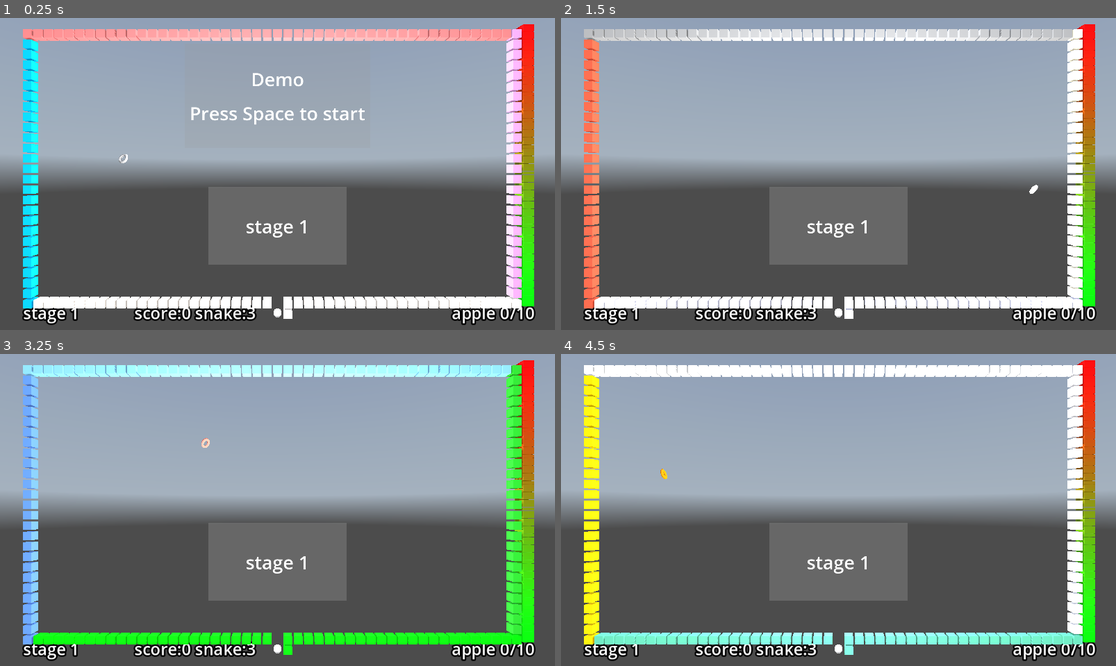
Above: before the commit, frames 1-4 (two rows, left to right).
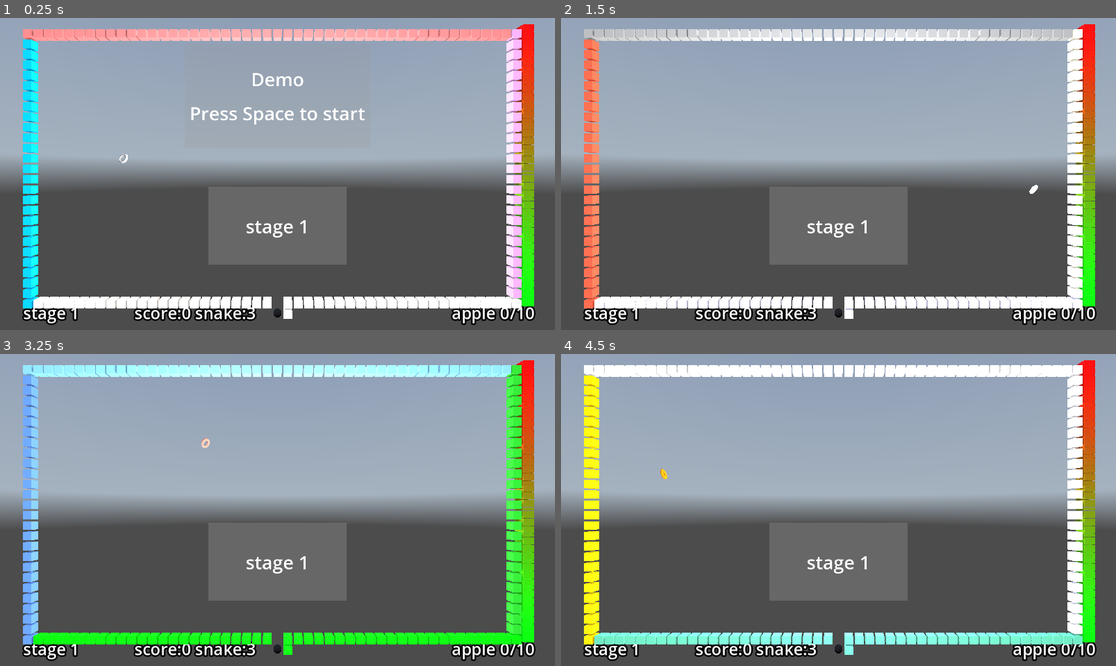
Above: after the commit, the same moments.

Repository: kasworld/gd4snakebyte3d
Game: Godot game, scene res://main.tscn
The game is run twice, just before and just after one commit, with the same random seed, the same clock (stepped at 60 frames per second) and the same inputs. A sky picture missing from this copy of the repository is replaced by a grey-blue gradient.
Inputs (mouse positions are in pixels of both pictures, inside the frame that each line leads up to):
- Up to frame 1 (0.25 s): no input
- Up to frame 2 (1.5 s): tap Space at 0.5, 0.77 s; move the mouse to (960, 158) at 0.52 s; hold Right 0.53-1.28 s; tap C at 0.6, 1.35 s; click (960, 158) at 0.67 s; move the mouse to (727, 189) at 1.27 s; hold Down from 1.28 s (still down)
- Up to frame 3 (3.25 s): tap Space at 1.52, 3.02 s; move the mouse to (333, 441) at 2.02 s; release Down at 2.03 s; hold Right 2.03-2.78 s; tap C at 2.1, 2.85 s; move the mouse to (249, 572) at 2.77 s; hold Up from 2.78 s (still down); click (249, 572) at 2.92 s
- Up to frame 4 (4.5 s): move the mouse to (1005, 556) at 3.52 s; release Up at 3.53 s; hold Left from 3.53 s (still down); tap C at 3.6, 4.35 s; tap Space at 3.77 s; move the mouse to (672, 463) at 4.27 s

The runs differ from the first frame. In frame 1, less than 0.1% of the frame differs, in the area x 49-97%, y 7-96%; in frame 2, less than 0.1%; in frame 3, less than 0.1%; in frame 4, less than 0.1%.

Commit message:
WIP apply MultiMeshShape

Diff:
--- a/bar_gauge/bar_gauge.gd
+++ /dev/null
@@ -1,46 +0,0 @@
-extends Node3D
-class_name BarGauge
-
-signal max_reached( b :BarGauge)
-signal zero_reached( b :BarGauge)
-
-var max_value :int
-var current_value :int
-
-func init(count :int, sz :Vector3, co1 :Color, co2 :Color) -> BarGauge:
-	max_value = count
-	current_value = max_value
-
-	var mesh = BoxMesh.new()
-	mesh.size = Vector3(sz.x, sz.y / count /1.1 , sz.z)
-
-	$MultiMeshShape.init(mesh, Color.WHITE, count, Vector3.ZERO)
-	for i in count:
-		var rate := (i as float) / (count as float)
-		var pos3d := Vector3(0,rate*sz.y,0) # grow upward
-		$MultiMeshShape.set_inst_pos(i, pos3d)
-		$MultiMeshShape.set_inst_color(i, lerp(co1, co2, rate))
-	return self
-
-func normalize_current_value() -> void:
-	if current_value <= 0:
-		current_value = 0
-		zero_reached.emit(self)
-	elif current_value >= max_value:
-		current_value = max_value
-		max_reached.emit(self)
-
-func set_current_value( i :int) -> void:
-	current_value = i
-	normalize_current_value()
-	$MultiMeshShape.set_visible_count(current_value)
-
-func inc_current_value( n :int = 1 ) -> void:
-	current_value += n
-	normalize_current_value()
-	$MultiMeshShape.set_visible_count(current_value)
-
-func dec_current_value( n :int = 1 ) -> void:
-	current_value -= n
-	normalize_current_value()
-	$MultiMeshShape.set_visible_count(current_value)
--- a/bar_gauge/bar_gauge.tscn
+++ /dev/null
@@ -1,9 +0,0 @@
-[gd_scene load_steps=3 format=3 uid="uid://bs27xy18qt4s2"]
-
-[ext_resource type="Script" uid="uid://b66uhtlspv240" path="res://bar_gauge/bar_gauge.gd" id="1_aexue"]
-[ext_resource type="PackedScene" uid="uid://cfnbpemvoy1i6" path="res://multi_mesh_shape/multi_mesh_shape.tscn" id="2_ngnq6"]
-
-[node name="BarGauge" type="Node3D"]
-script = ExtResource("1_aexue")
-
-[node name="MultiMeshShape" parent="." instance=ExtResource("2_ngnq6")]
--- a/multi_mesh_shape/multi_mesh_shape.gd
+++ b/multi_mesh_shape/multi_mesh_shape.gd
@@ -1,42 +1,168 @@
 extends MultiMeshInstance3D
 class_name MultiMeshShape
 
-var m_mesh :MultiMesh
+# example usage ################################################################
 
-func init(mesh :Mesh, co :Color, count :int, pos :Vector3) -> MultiMeshShape:
-	var mat = StandardMaterial3D.new()
-	mat.albedo_color = Color.WHITE
-	mat.vertex_color_use_as_albedo = true
-	mesh.material = mat
-	m_mesh = MultiMesh.new()
-	m_mesh.mesh = mesh
-	m_mesh.transform_format = MultiMesh.TRANSFORM_3D
-	m_mesh.use_colors = true # before set instance_count
-	# Then resize (otherwise, changing the format is not allowed).
-	m_mesh.instance_count = count
-	m_mesh.visible_instance_count = count
-	$".".multimesh = m_mesh
-	for i in m_mesh.visible_instance_count:
-		m_mesh.set_instance_color(i,co)
-		var t = Transform3D(Basis(), pos)
-		m_mesh.set_instance_transform(i,t)
+func init_집중선(r :float, start:float, end:float, depth :float, count :int, co :Color, alpha :float = 1.0) -> MultiMeshShape:
+	var 구분선 := BoxMesh.new()
+	var 길이 := r*(end-start)
+	구분선.size = Vector3(길이, depth/10, depth )
+	var cell각도 := 2.0*PI / count
+	var radius := r-길이/2
+	init_with_alpha(구분선, count, alpha)
+	for i in count:
+		var rad := cell각도 *i + cell각도/2
+		set_inst_rotation(i, Vector3.BACK, rad)
+		set_inst_position(i, Vector3(cos(rad) *radius,sin(rad) *radius, 0) )
+		set_inst_color(i, co)
 	return self
 
-func set_visible_count(i :int) -> void:
-	m_mesh.visible_instance_count = i
+func init_wire_net(net_size :Vector2, wire_count :Vector2i, wire_radius :float, co :Color, alpha :float = 1.0) -> MultiMeshShape:
+	var 선 := BoxMesh.new()
+	var count := wire_count.x + wire_count.y
+	init_with_alpha(선, count, alpha)
+	for i in count:
+		multimesh.set_instance_color(i,co)
+		if i < wire_count.x:
+			var pos := Vector3( net_size.x/(wire_count.x-1)* i, net_size.y/2, 0)
+			var t := Transform3D(Basis(), pos)
+			#t = t.rotated(Vector3(0,1,0), bar_rot)
+			t = t.scaled_local( Vector3(wire_radius,net_size.y,wire_radius) )
+			multimesh.set_instance_transform(i,t)
+		else:
+			var pos := Vector3(net_size.x/2, net_size.y/(wire_count.y-1)* (i-wire_count.x), 0)
+			var t := Transform3D(Basis(), pos)
+			#t = t.rotated(Vector3(0,1,0), bar_rot)
+			t = t.scaled_local( Vector3(net_size.x,wire_radius,wire_radius) )
+			multimesh.set_instance_transform(i,t)
+	return self
+
+func init_bar_gauge_y(count :int, sz :Vector3, co1 :Color, co2 :Color, alpha :float = 1.0 , gaprate :float = 0.1) -> MultiMeshShape:
+	var mesh := BoxMesh.new()
+	mesh.size = Vector3(sz.x, sz.y / count * (1-gaprate) , sz.z)
+	init_with_alpha(mesh, count, alpha)
+	for i in count:
+		var rate := (i as float) / (count as float)
+		var pos3d := Vector3(0,rate*sz.y,0) # grow upward
+		set_inst_position(i, pos3d)
+		set_inst_color(i, lerp(co1, co2, rate) )
+	return self
+
+# end example ##################################################################
+
+static func make_color_material(co :Color) -> StandardMaterial3D:
+	var mat := StandardMaterial3D.new()
+	# draw call 이 TRANSPARENCY_ALPHA 인 경우만 줄어든다. 버그인가?
+	if co.a >= 1.0:
+		mat.transparency = BaseMaterial3D.TRANSPARENCY_DISABLED
+	else:
+		mat.transparency = BaseMaterial3D.TRANSPARENCY_ALPHA
+	mat.albedo_color = co
+	mat.vertex_color_use_as_albedo = true
+	return mat
+
+func _init_multimesh(mesh :Mesh, mat :Material) -> void:
+	mesh.material = mat
+	multimesh.mesh = mesh
+	multimesh.transform_format = MultiMesh.TRANSFORM_3D
+
+func _set_count(count :int) -> void:
+	multimesh.instance_count = count
+	multimesh.visible_instance_count = count
+
+func _init_transform(pos :Vector3 = Vector3.ZERO) -> void:
+	if pos == Vector3.ZERO:
+		for i in multimesh.visible_instance_count:
+			multimesh.set_instance_transform(i,Transform3D())
+	else:
+		for i in multimesh.visible_instance_count:
+			var t = Transform3D(Basis(), pos)
+			multimesh.set_instance_transform(i,t)
+
+func init_with_material(
+		mesh :Mesh, mat :Material, count :int,
+		pos :Vector3 = Vector3.ZERO ) -> MultiMeshShape:
+	_init_multimesh(mesh, mat)
+	# Then resize (otherwise, changing the format is not allowed).
+	_set_count(count)
+	_init_transform(pos)
+	return self
+
+func init_with_alpha(
+		mesh :Mesh, count :int,
+		alpha :float = 1.0,
+		pos :Vector3 = Vector3.ZERO) -> MultiMeshShape:
+	_init_multimesh(mesh, make_color_material( Color(Color.WHITE,alpha) ))
+	multimesh.use_colors = true # before set instance_count
+	# Then resize (otherwise, changing the format is not allowed).
+	_set_count(count)
+	_init_transform(pos)
+	return self
+
+func set_position_all(pos :Vector3) -> MultiMeshShape:
+	for i in multimesh.visible_instance_count:
+		var t = Transform3D(Basis(), pos)
+		multimesh.set_instance_transform(i,t)
+	return self
+
+func set_color_all(color :Color) -> MultiMeshShape:
+	for i in multimesh.visible_instance_count:
+		multimesh.set_instance_color(i,color)
+	return self
+
+func set_gradient_color_all(color_from :Color, color_to:Color) -> MultiMeshShape:
+	var count :int = multimesh.visible_instance_count
+	for i in count:
+		var rate = float(i)/(count-1)
+		multimesh.set_instance_color(i,color_from.lerp(color_to,rate))
+	return self
+
+func color_used() -> bool:
+	return multimesh.use_colors
+
+func get_total_count() -> int:
+	return multimesh.instance_count
+
+func normalize_visible_count() -> int:
+	if multimesh.visible_instance_count <= 0:
+		multimesh.visible_instance_count = 0
+		return -1
+	elif multimesh.visible_instance_count >= multimesh.instance_count:
+		multimesh.visible_instance_count = multimesh.instance_count
+		return 1
+	return 0
 
 func get_visible_count() -> int:
-	return m_mesh.visible_instance_count
+	return multimesh.visible_instance_count
+
+func set_visible_count( i :int) -> int:
+	multimesh.visible_instance_count = i
+	return normalize_visible_count()
+
+func inc_visible_count( n :int = 1 ) -> int:
+	multimesh.visible_instance_count += n
+	return normalize_visible_count()
+
+func dec_visible_count( n :int = 1 ) -> int:
+	multimesh.visible_instance_count -= n
+	return normalize_visible_count()
+
+func set_visible_rate( v :float) -> int:
+	multimesh.visible_instance_count = int(v * multimesh.instance_count)
+	return normalize_visible_count()
+
+func calc_visible_rate() -> float:
+	return float(multimesh.visible_instance_count) / float(multimesh.instance_count)
 
 func set_inst_rotation(i :int, axis :Vector3, rot :float) -> void:
-	var t = m_mesh.get_instance_transform(i)
+	var t := multimesh.get_instance_transform(i)
 	t = t.rotated_local(axis, rot)
-	m_mesh.set_instance_transform(i,t )
+	multimesh.set_instance_transform(i,t )
 
-func set_inst_pos(i :int, pos :Vector3) -> void:
-	var t = m_mesh.get_instance_transform(i)
+func set_inst_position(i :int, pos :Vector3) -> void:
+	var t := multimesh.get_instance_transform(i)
 	t.origin = pos
-	m_mesh.set_instance_transform(i,t )
+	multimesh.set_instance_transform(i,t )
 
 func set_inst_color(i, co :Color) -> void:
-	m_mesh.set_instance_color(i,co)
+	multimesh.set_instance_color(i,co)
--- a/multi_mesh_shape/multi_mesh_shape.tscn
+++ b/multi_mesh_shape/multi_mesh_shape.tscn
@@ -1,6 +1,10 @@
-[gd_scene load_steps=2 format=3 uid="uid://cfnbpemvoy1i6"]
+[gd_scene load_steps=3 format=3 uid="uid://cfnbpemvoy1i6"]
 
 [ext_resource type="Script" uid="uid://brthvnlbu6c53" path="res://multi_mesh_shape/multi_mesh_shape.gd" id="1_3lfy5"]
 
+[sub_resource type="MultiMesh" id="MultiMesh_6skt3"]
+resource_local_to_scene = true
+
 [node name="MultiMeshShape" type="MultiMeshInstance3D"]
+multimesh = SubResource("MultiMesh_6skt3")
 script = ExtResource("1_3lfy5")
--- a/snake.gd
+++ b/snake.gd
@@ -20,7 +20,7 @@
 	field = f
 	var mesh = ShapeLib.new_mesh_by_type(ShapeLib.Shape.Sphere, 0.4)
 	var pos = Settings.vector2i_to_vector3( Vector2i(Settings.FieldWidth/2,Settings.FieldHeight) )
-	$Body.init(mesh, Color.WHITE, Settings.FieldWidth*Settings.FieldHeight/2, pos)
+	$Body.init_with_alpha(mesh, Settings.FieldWidth*Settings.FieldHeight/2, 1.0,  pos)
 	dest_body_len = Settings.SnakeLenStart
 	pos2d_list.append(Settings.StartPos)
 	is_alive = true
@@ -59,7 +59,7 @@
 	$Body.set_visible_count(pos2d_list.size())
 	for i in pos2d_list.size():
 		var rate = (i as float) / pos2d_list.size()
-		$Body.set_inst_pos(i, Settings.vector2i_to_vector3(pos2d_list[i]))
+		$Body.set_inst_position(i, Settings.vector2i_to_vector3(pos2d_list[i]))
 		$Body.set_inst_color(i, lerp(Color.RED, Color.BLUE, rate))
 
 func get_next_head_pos() -> Vector2i:
--- a/stage.gd
+++ b/stage.gd
@@ -12,7 +12,6 @@
 var snake_scene = preload("res://snake.tscn")
 var plum_scene = preload("res://plum.tscn")
 var apple_scene = preload("res://apple.tscn")
-var gauge_scene = preload("res://bar_gauge/bar_gauge.tscn")
 var field :PlacedThings
 var plum_list :Array
 var number :int
@@ -22,7 +21,7 @@
 var wall_script :Array
 var snake :Snake
 var snake_step_after_eat :int
-var gauge :BarGauge
+var gauge :MultiMeshShape
 var game_info :Dictionary
 var demo_mode :bool
 
@@ -45,8 +44,8 @@
 	update_snake_info()
 	$FrameTimer.wait_time = Settings.FrameTime
 	apple_end_count = Settings.AppleCountPerStage
-	gauge = gauge_scene.instantiate().init(
-		Settings.EatStepOverLimit, Vector3(1, Settings.FieldHeight, 1), Color.GREEN, Color.RED)
+	gauge = preload("res://multi_mesh_shape/multi_mesh_shape.tscn").instantiate(
+		).init_bar_gauge_y(Settings.EatStepOverLimit, Vector3(1, Settings.FieldHeight, 1), Color.GREEN, Color.RED)
 	gauge.position = Settings.vector2i_to_vector3(Vector2i(Settings.FieldWidth,Settings.FieldHeight-1))
 	add_child(gauge)
 	new_snake()
@@ -156,9 +155,9 @@
 		snake_step_after_eat += 1
 		if snake_step_after_eat >= Settings.EatStepOverLimit:
 			handle_stepover()
-		gauge.set_current_value(snake_step_after_eat)
+		gauge.set_visible_count(snake_step_after_eat)
 	else:
-		gauge.set_current_value(0)
+		gauge.set_visible_count(0)
 
 func handle_stepover() -> void:
 	snake_step_after_eat = 0
--- a/walls.gd
+++ b/walls.gd
@@ -11,7 +11,7 @@
 	field = f
 	wall_list = []
 	var mesh = ShapeLib.new_mesh_by_type(ShapeLib.Shape.Box, 0.4)
-	$MultiMeshShape.init(mesh, Color.WHITE, Settings.FieldWidth*Settings.FieldHeight/2, Vector3.ZERO)
+	$MultiMeshShape.init_with_alpha(mesh, Settings.FieldWidth*Settings.FieldHeight/2)
 	exec_script(Settings.BounderyWalls)
 	exec_script(add_walls)
 	field2wall()
@@ -37,7 +37,7 @@
 			else:
 				field.set_at(pos, self)
 			var pos3d = Settings.vector2i_to_vector3(pos)
-			$MultiMeshShape.set_inst_pos(wall_count, pos3d)
+			$MultiMeshShape.set_inst_position(wall_count, pos3d)
 			$MultiMeshShape.set_inst_color(wall_count, co)
 			wall_count += 1
 	$MultiMeshShape.set_visible_count(wall_count)
@@ -73,7 +73,7 @@
 	if animate_inst.start_time != 0:
 		var rate = (Time.get_unix_time_from_system() - animate_inst.start_time) / animate_inst.ani_dur_sec
 		var pos = lerp(animate_inst.pos1, animate_inst.pos2, rate )
-		$MultiMeshShape.set_inst_pos(animate_inst.inst_index, pos)
+		$MultiMeshShape.set_inst_position(animate_inst.inst_index, pos)
 		if rate >= 1 :
 			animate_inst.start_time = 0
 
--- a/walls.tscn
+++ b/walls.tscn
@@ -1,9 +1,13 @@
-[gd_scene load_steps=3 format=3 uid="uid://dr7etomru4cuy"]
+[gd_scene load_steps=4 format=3 uid="uid://dr7etomru4cuy"]
 
 [ext_resource type="Script" uid="uid://d1n788x5yrjt7" path="res://walls.gd" id="1_xxkwp"]
 [ext_resource type="PackedScene" uid="uid://cfnbpemvoy1i6" path="res://multi_mesh_shape/multi_mesh_shape.tscn" id="2_jt0p1"]
+
+[sub_resource type="MultiMesh" id="MultiMesh_jt0p1"]
+resource_local_to_scene = true
 
 [node name="Walls" type="Node3D"]
 script = ExtResource("1_xxkwp")
 
 [node name="MultiMeshShape" parent="." instance=ExtResource("2_jt0p1")]
+multimesh = SubResource("MultiMesh_jt0p1")
Not shown, removed: bar_gauge/bar_gauge.gd.uid
